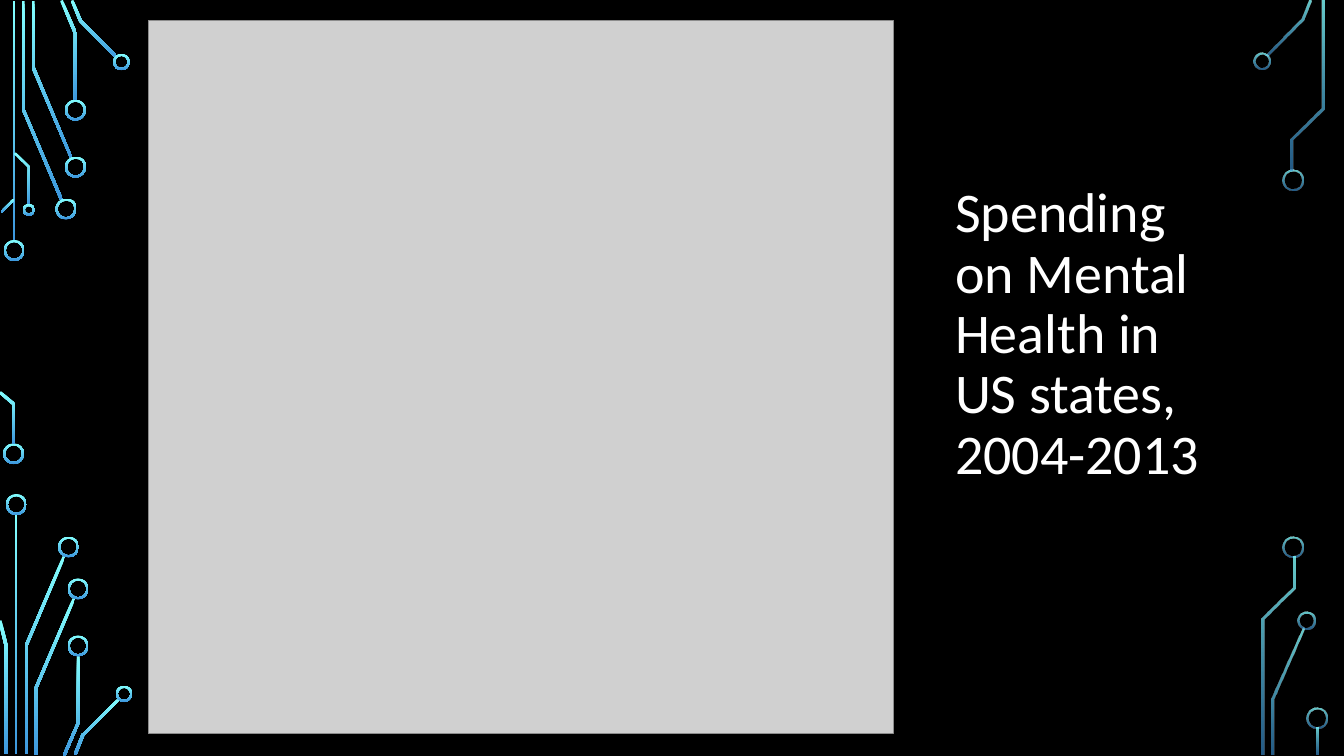
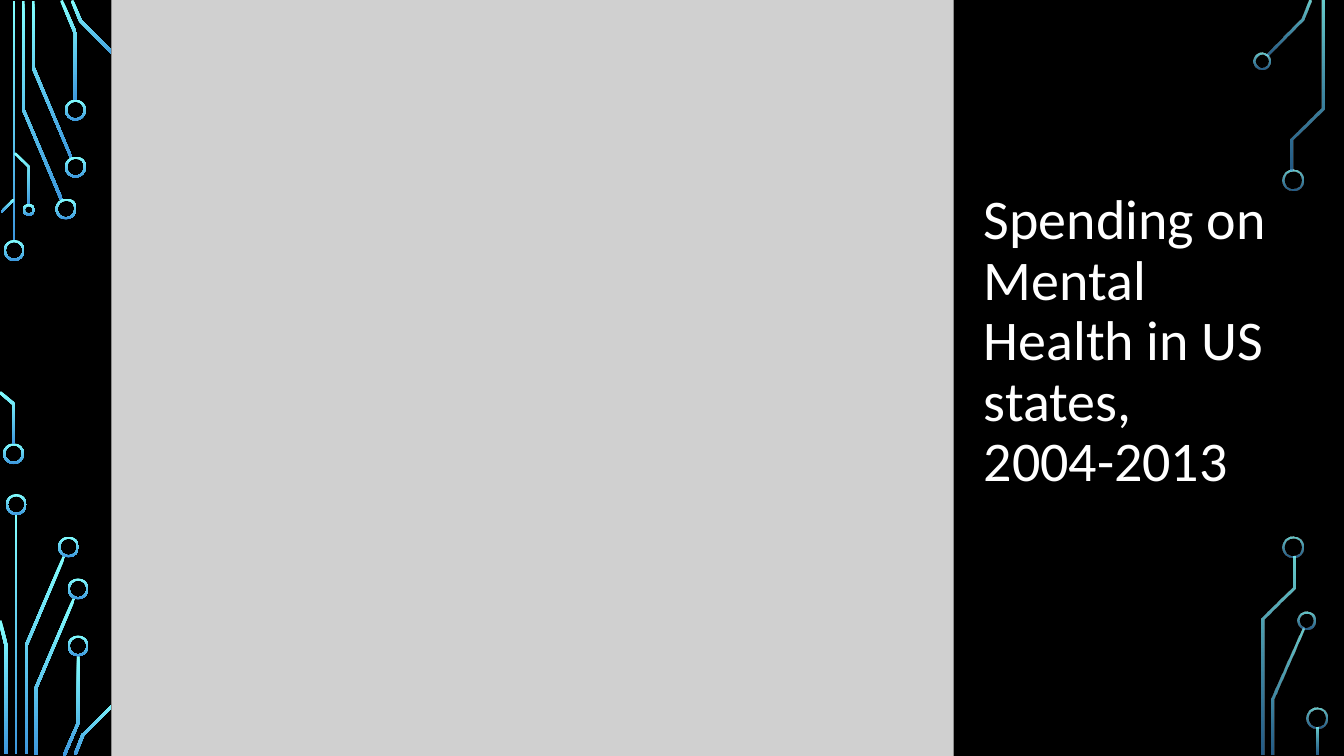
Before and after one commit to aeclaman/Project1, a slide deck: slide 22 of reports/SUICnotes.pptx. Drawn at 1344x756 pixels with LibreOffice and Linux fonts; fonts in the diff are those of the drawing; grey boxes stand for pictures; background and template pictures are left out. Boxes give left, top, right and bottom in pixels: in the first picture for what was removed or moved away, otherwise in the second. Text is boxed around its words. In the diff, an @@ line names an element or a change of style, - is before the commit and + after.

```diff
--- a/reports/SUICnotes.pptx
+++ b/reports/SUICnotes.pptx
@@ picture resized from (x1=148, y1=20, x2=893, y2=734) to (x1=112, y1=0, x2=954, y2=756) @@
@@ title "Spending on Mental Health in ..." rewrapped from (x1=955, y1=193, x2=1199, y2=475) to (x1=984, y1=200, x2=1266, y2=482) @@
@@ freeform shape removed at (x1=116, y1=686, x2=133, y2=702) @@
```
Also in this commit, not shown: 1 other slide changed, 4 other files.
